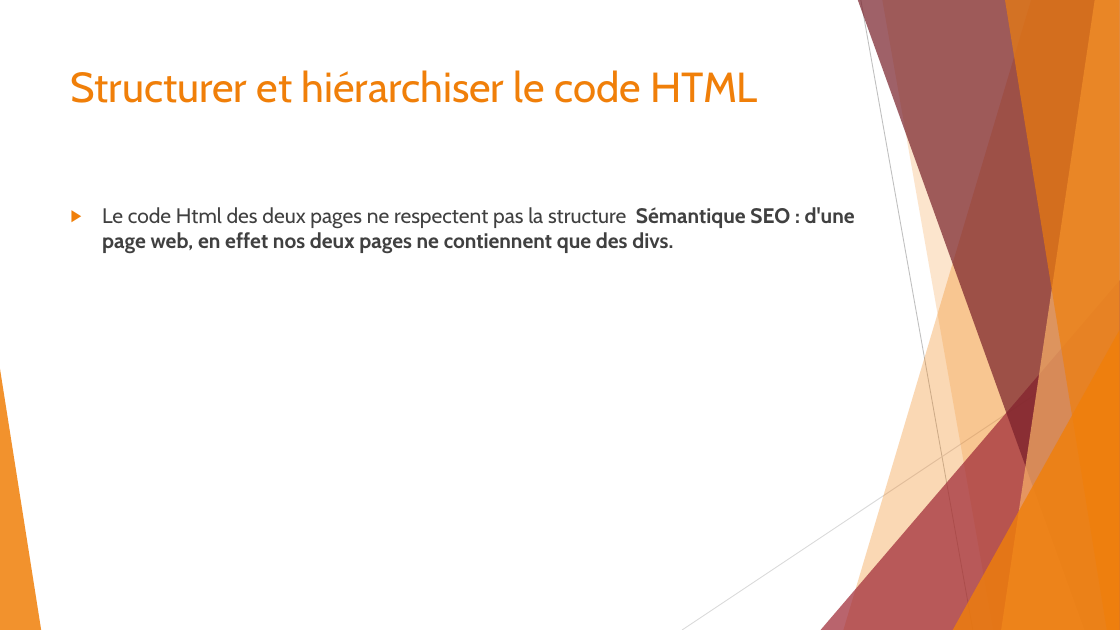
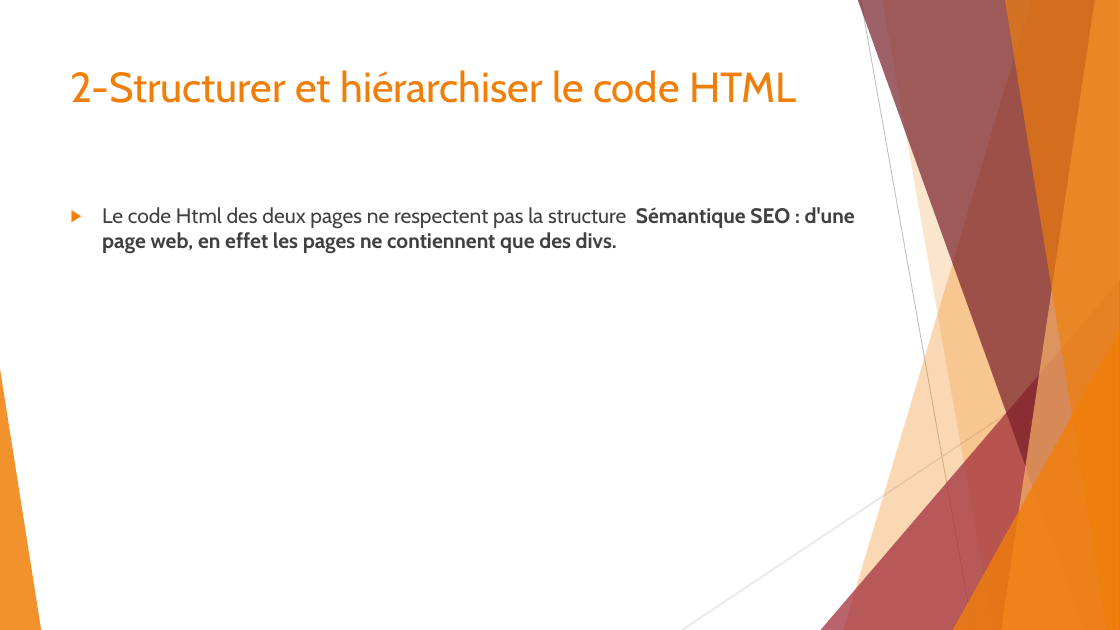
Before and after one commit to Nawak34/Chouette, a slide deck: slide 5 of LA CHOUETTE.pptx. Drawn at 1120x630 pixels with LibreOffice and Linux fonts; fonts in the diff are those of the drawing. Boxes give left, top, right and bottom in pixels: in the first picture for what was removed or moved away, otherwise in the second. Text is boxed around its words. In the diff, an @@ line names an element or a change of style, - is before the commit and + after.

```diff
--- a/LA CHOUETTE.pptx
+++ b/LA CHOUETTE.pptx
@@ title at (71,70,797,103): text changed @@
-Structurer et hiérarchiser le code HTML
+2-Structurer et hiérarchiser le code HTML
@@ text at (102,207,855,254): text changed @@
-▶ Le code Html des deux pages ne respectent pas la structure Sémantique SEO : d'une page web, en effet nos deux pages ne contiennent que des divs.
+▶ Le code Html des deux pages ne respectent pas la structure Sémantique SEO : d'une page web, en effet les pages ne contiennent que des divs.
```
Also in this commit, not shown: 5 other slides changed, 2 slides added, 6 other files.
